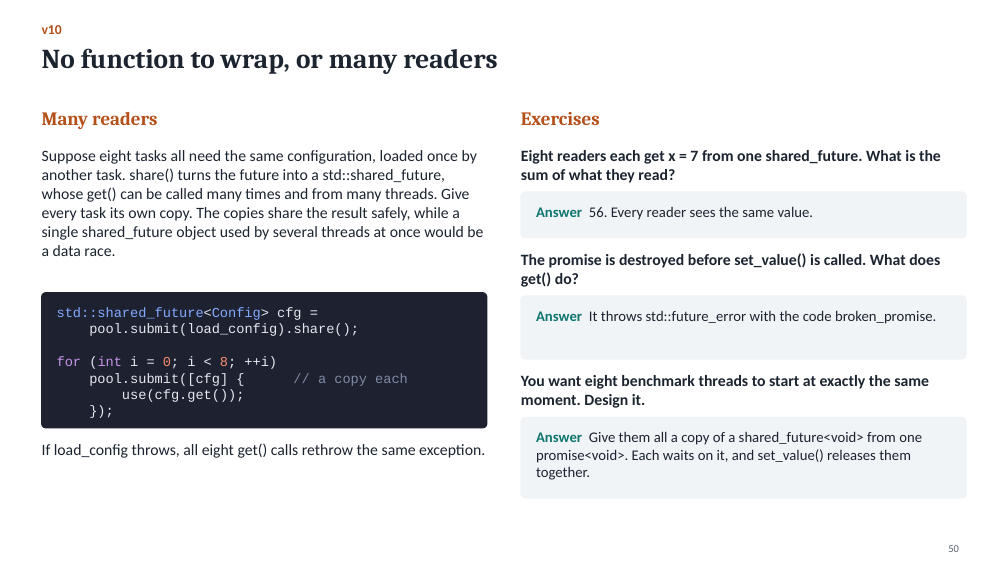
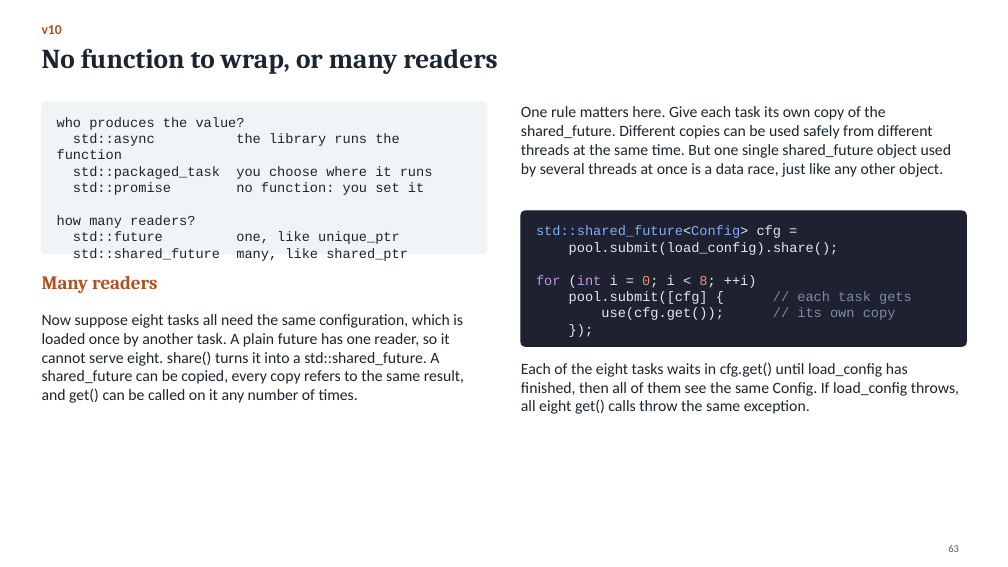
Before and after one commit to Kumarutkarsh9470/Project, a slide deck: slide 63 of Queue_Course.pptx (slide 50 before the commit). Drawn at 1008x567 pixels with LibreOffice and Linux fonts; fonts in the diff are those of the drawing. Boxes give left, top, right and bottom in pixels: in the first picture for what was removed or moved away, otherwise in the second. Text is boxed around its words. In the diff, an @@ line names an element or a change of style, - is before the commit and + after.

```diff
--- a/Queue_Course.pptx
+++ b/Queue_Course.pptx
@@ rounded rectangle: place and size @@
-rounded rectangle at box(521, 417, 966, 498)
+rounded rectangle at box(42, 102, 487, 253)
@@ rounded rectangle at box(42, 102, 487, 253): proportions changed @@
@@ text at box(57, 117, 433, 261): text changed; size 15 to 13 pt; font Calibri to Courier New @@
-Suppose eight tasks all need the same configuration, loaded once by another task. share() turns the future into a std::shared_future, whose get() can be called many times and from many threads. Give every task its own copy. The copies share the result safely, while a single shared_future object used by several threads at once would be a data race.
+who produces the value?
+std::async the library runs the function
+std::packaged_task you choose where it runs
+std::promise no function: you set it
+how many readers?
+std::future one, like unique_ptr
+std::shared_future many, like shared_ptr
@@ text removed at box(521, 112, 600, 125) @@
-Exercises
@@ text added at box(521, 106, 952, 177), 15 pt, text #1C2430 @@
+One rule matters here. Give each task its own copy of the shared_future. Different copies can be used safely from different threads at the same time. But one single shared_future object used by several threads at once is a data race, just like any other object.
@@ rounded rectangle removed at box(521, 192, 966, 237) @@
@@ text removed at box(536, 206, 814, 220) @@
-Answer 56. Every reader sees the same value.
@@ rounded rectangle: place and size @@
-rounded rectangle at box(521, 296, 966, 359)
+rounded rectangle at box(521, 211, 966, 346)
@@ rounded rectangle at box(521, 211, 966, 346): fill #F1F4F7 to #1E2230; outline #F1F4F7 1 pt to #1E2230 1 pt; proportions changed @@
@@ text at box(536, 226, 912, 320): text changed; size 15 to 13 pt; font Calibri to Courier New; text colour #1C2430 to #E4E7EE; bold off @@
-Eight readers each get x = 7 from one shared_future. What is the sum of what they read?
+std::shared_future<Config> cfg =
+pool.submit(load_config).share();
+for (int i = 0; i < 8; ++i)
+pool.submit([cfg] { // each task gets
+use(cfg.get()); // its own copy
+});
@@ text removed at box(521, 253, 940, 287) @@
-The promise is destroyed before set_value() is called. What does get() do?
@@ text "Many readers": place and size @@
-text "Many readers" at box(42, 112, 157, 129)
+text "Many readers" at box(42, 276, 157, 293)
@@ rounded rectangle removed at box(42, 293, 487, 428) @@
@@ text at box(42, 314, 464, 403): text changed; size 13 to 15 pt; font Courier New to Calibri; text colour #E4E7EE to #1C2430 @@
-std::shared_future<Config> cfg =
-pool.submit(load_config).share();
-for (int i = 0; i < 8; ++i)
-pool.submit([cfg] { // a copy each
-use(cfg.get());
-});
+Now suppose eight tasks all need the same configuration, which is loaded once by another task. A plain future has one reader, so it cannot serve eight. share() turns it into a std::shared_future. A shared_future can be copied, every copy refers to the same result, and get() can be called on it any number of times.
@@ text removed at box(536, 310, 936, 324) @@
-Answer It throws std::future_error with the code broken_promise.
@@ text removed at box(521, 375, 929, 408) @@
-You want eight benchmark threads to start at exactly the same moment. Design it.
@@ text added at box(521, 362, 959, 414), 15 pt, text #1C2430 @@
+Each of the eight tasks waits in cfg.get() until load_config has finished, then all of them see the same Config. If load_config throws, all eight get() calls throw the same exception.
@@ text removed at box(42, 443, 485, 458) @@
-If load_config throws, all eight get() calls rethrow the same exception.
@@ text removed at box(536, 431, 922, 480) @@
-Answer Give them all a copy of a shared_future<void> from one promise<void>. Each waits on it, and set_value() releases them together.
@@ page number at box(948, 545, 959, 552): text changed @@
-50
+63
```
Also in this commit, not shown: 49 other slides changed, 37 slides added, 14 slides removed, 5 other files.
